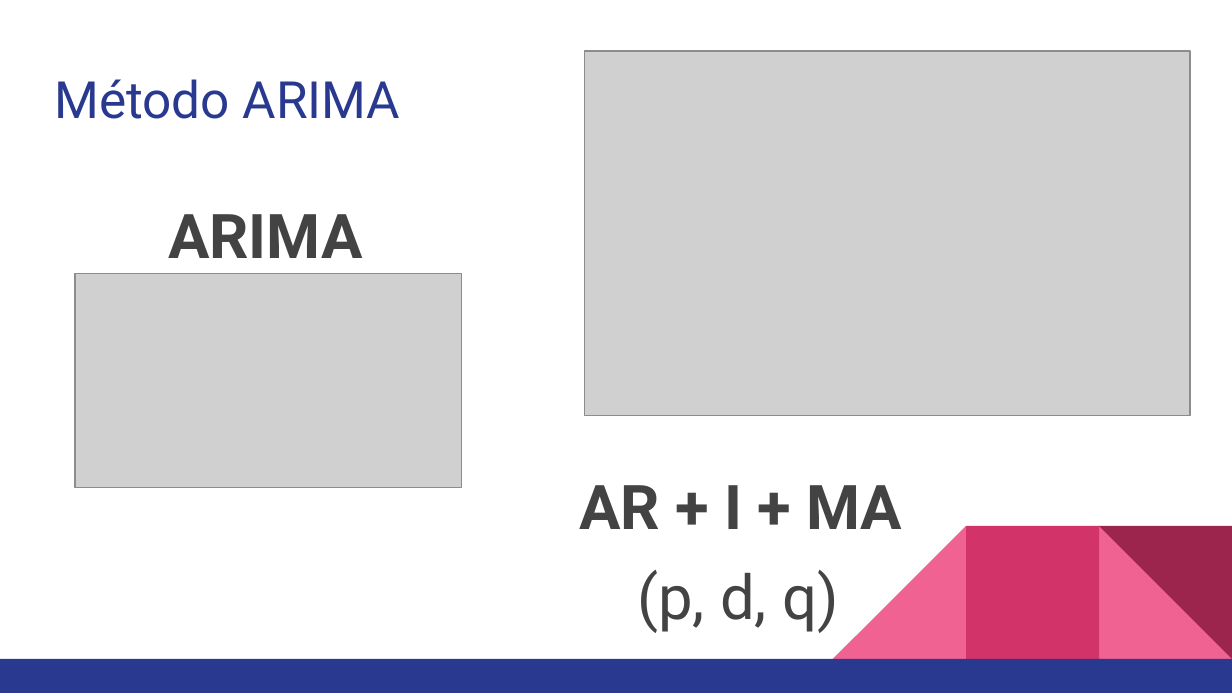
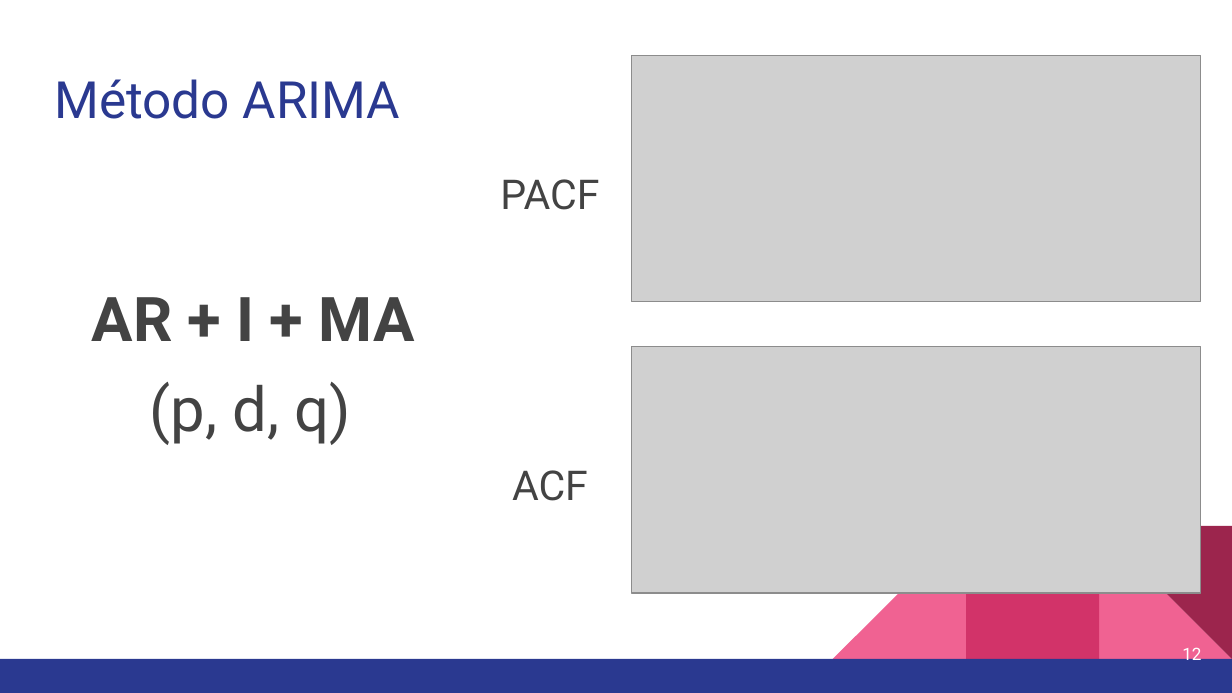
Before and after one commit to OscarAnCorzo/SimulacionMercadoAgricola, a slide deck: slide 12 of ProyFinalSimulation.pptx (slide 7 before the commit). Drawn at 1232x693 pixels with LibreOffice and Linux fonts; fonts in the diff are those of the drawing; grey boxes stand for pictures. Boxes give left, top, right and bottom in pixels: in the first picture for what was removed or moved away, otherwise in the second. Text is boxed around its words. In the diff, an @@ line names an element or a change of style, - is before the commit and + after.

```diff
--- a/ProyFinalSimulation.pptx
+++ b/ProyFinalSimulation.pptx
@@ picture: place and size @@
-picture at <box>584,51,1190,415</box>
+picture at <box>632,55,1201,302</box>
@@ text added at <box>500,179,599,210</box>, 24 pt, text #434343 @@
+PACF
@@ text removed at <box>168,214,363,258</box> @@
-ARIMA
@@ text "AR + I + MA": place and size @@
-text "AR + I + MA" at <box>579,485,903,529</box>
+text "AR + I + MA" at <box>92,297,415,341</box>
@@ picture removed at <box>75,274,462,488</box> @@
@@ text "(p, d, q)": place and size @@
-text "(p, d, q)" at <box>637,570,838,633</box>
+text "(p, d, q)" at <box>149,382,350,445</box>
@@ picture added at <box>632,346,1201,593</box> @@
@@ text added at <box>512,470,588,501</box>, 24 pt, text #434343 @@
+ACF
@@ page number added at <box>1182,647,1201,665</box>, 10 pt, text #FFFFFF @@
+12
```
Also in this commit, not shown: 15 other slides changed, 2 slides added, 2 other files.
